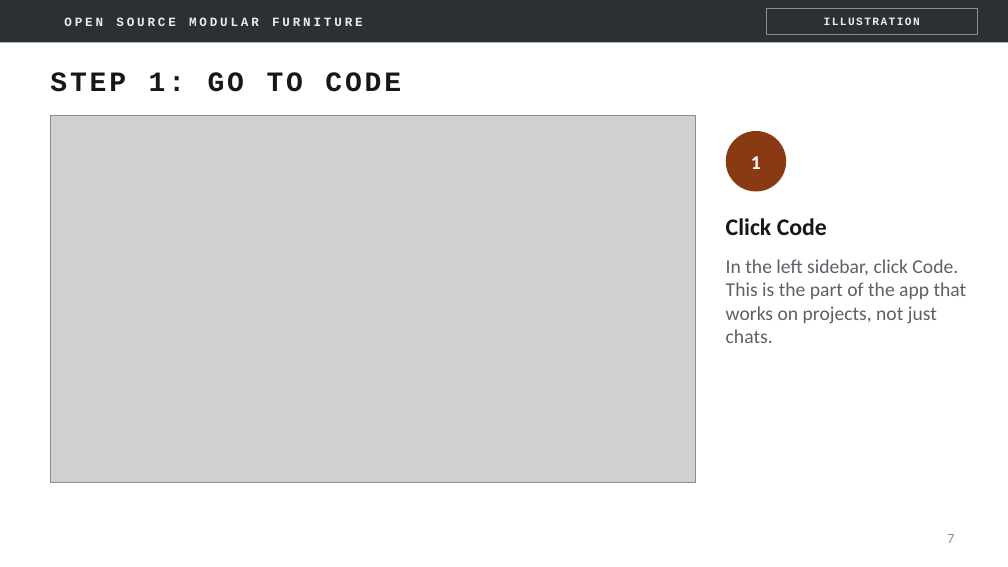
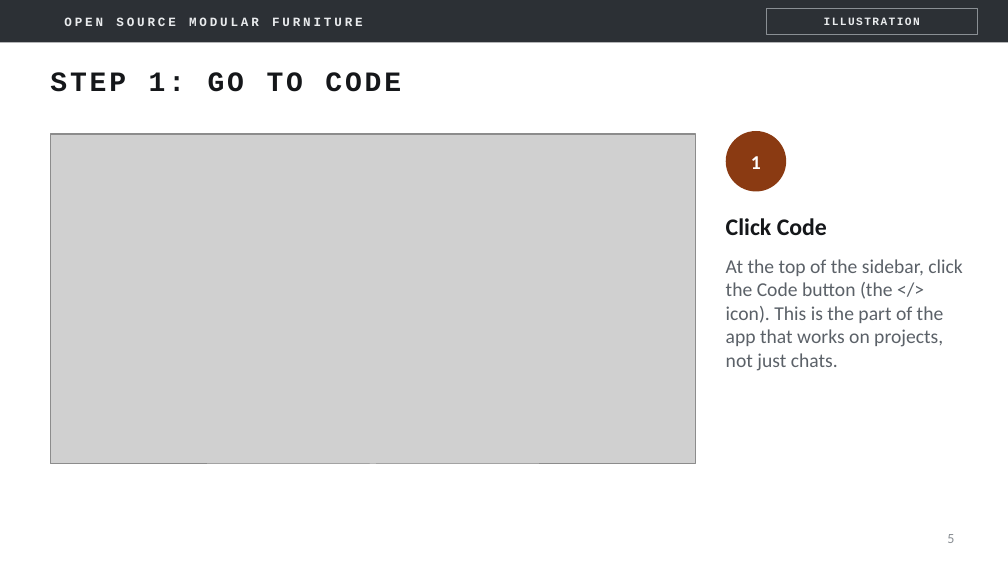
Before and after one commit to mfprado/acrylic-furniture, a slide deck: slide 5 of docs/contributing-guide.pptx (slide 7 before the commit). Drawn at 1008x567 pixels with LibreOffice and Linux fonts; fonts in the diff are those of the drawing; grey boxes stand for pictures; background and template pictures are left out. Boxes give left, top, right and bottom in pixels: in the first picture for what was removed or moved away, otherwise in the second. Text is boxed around its words. In the diff, an @@ line names an element or a change of style, - is before the commit and + after.

```diff
--- a/docs/contributing-guide.pptx
+++ b/docs/contributing-guide.pptx
@@ picture: place and size @@
-picture at [50, 116, 696, 482]
+picture at [50, 134, 696, 464]
@@ text at [726, 259, 963, 371]: text changed @@
-In the left sidebar, click Code. This is the part of the app that works on projects, not just chats.
+At the top of the sidebar, click the Code button (the </> icon). This is the part of the app that works on projects, not just chats.
@@ page number at [947, 534, 954, 543]: text changed @@
-7
+5
```
Also in this commit, not shown: 6 other slides changed, 2 slides removed.
